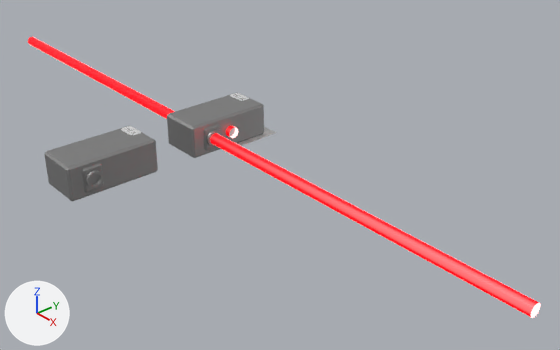
What one commit did to the Blender file game/src/assets/mix_node.blend.
Rendered twice from a camera (50 mm lens) standing at (10.91, -7.5, 5.97) and looking at (1.99, 0.22, -0.22). Every picture has the same lights, and +X, +Y and +Z are marked at lower left.

The first picture shows 'Chassis.V2', 'Laser', 'Laser.001', 'Laser.002', 'MixNode', 'OutputNode'.
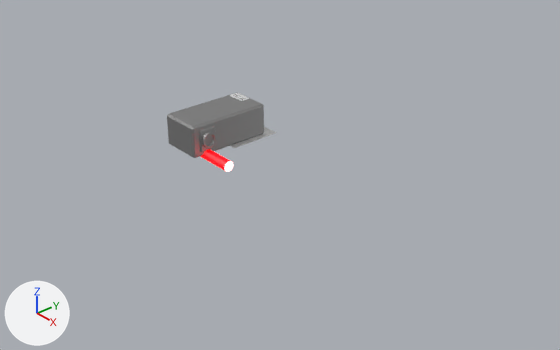
Commit message: Get basic laser transformations working

The change, as a diff of the scene's bpy script:
```diff
--- a/game/src/assets/mix_node.blend.py
+++ b/game/src/assets/mix_node.blend.py
@@ ob_laser @@
 ob_laser = bpy.data.objects.new('Laser', me_cylinder)
-ob_laser.location = (0.0, 0.0, 0.3)
+ob_laser.location = (0.5, -0.5, 0.0)
@@ ob_laser_001 @@
 ob_laser_001 = bpy.data.objects.new('Laser.001', me_cylinder_001)
-ob_laser_001.location = (0.3, -0.4, 0.3)
+ob_laser_001.location = (0.5, 0.5, 0.3)
 ob_laser_001.scale = (32.4, 1.0, 1.0)
+ob_laser_001.hide_set(True)
@@ ob_laser_002 @@
 ob_laser_002.scale = (32.4, 1.0, 1.0)
+ob_laser_002.hide_set(True)
@@ ob_chassis_v2 @@
 ob_chassis_v2.location = (0.0, 0.0, 0.0)
+ob_chassis_v2.hide_set(True)
@@ ob_outputnode @@
 ob_outputnode.location = (0.0, 0.0, 0.0)
+ob_outputnode.hide_set(True)
@@ ob_mixnode @@
 ob_mixnode = bpy.data.objects.new('MixNode', me_cube_013)
-ob_mixnode.location = (0.0, -2.3, 0.0)
+ob_mixnode.location = (0.0, 0.0, 0.0)
```

Boxes (x1, y1, x2, y2) around the edits, measured in the pictures (560 x 350 px):
'MixNode', moved
    before: (44, 126, 158, 201)
    after: (167, 93, 264, 158)
'Laser.002', hidden
    before: (210, 133, 541, 318)
'Chassis.V2', hidden
    before: (167, 93, 264, 158)
'Laser.001', hidden
    before: (28, 37, 175, 119)
'Laser', moved
    before: (226, 126, 238, 138)
    after: (200, 149, 234, 172)
'OutputNode', hidden
    before: (204, 124, 222, 151)
